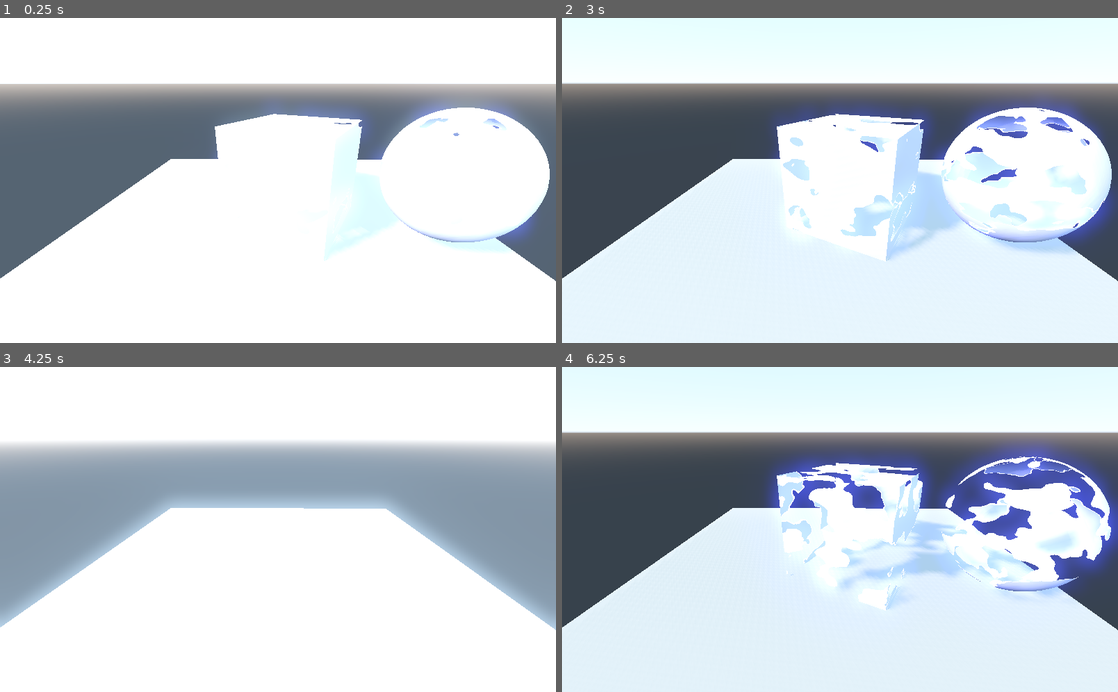
Above: before the commit, frames 1-4 (two rows, left to right).
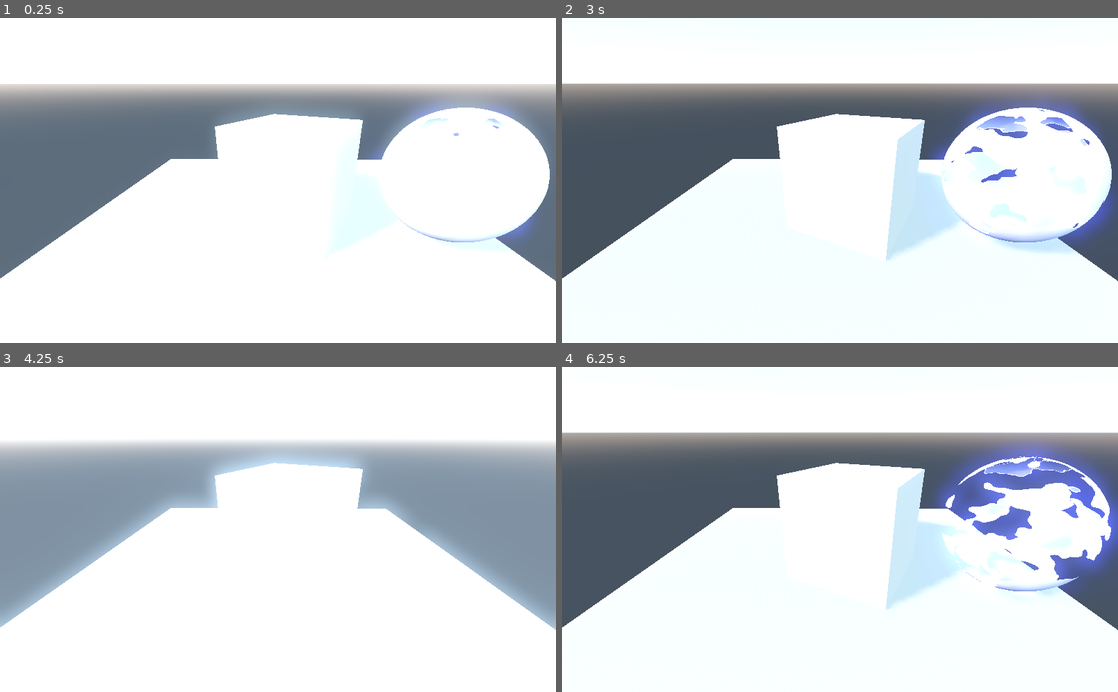
Above: after the commit, the same moments.

Repository: Dariasteam/godot_disolve_shader
Game: Godot game, scene res://Spatial.tscn
The game is run twice, just before and just after one commit, with the same random seed, the same clock (stepped at 60 frames per second) and the same inputs.
Inputs:
- Up to frame 1 (0.25 s): no input
- Up to frame 2 (3 s): tap Enter at 1.25 s; tap Space at 2 s
- Up to frame 3 (4.25 s): no input
- Up to frame 4 (6.25 s): tap Enter at 4.25, 5.75 s; tap Space at 5 s

The runs differ from the first frame. In frame 1, less than 0.1% of the frame differs, in the area x 60-89%, y 31-37%; in frame 2, 2.3%; in frame 3, 4.2%; in frame 4, 14%, in the area x 0-100%, y 19-74%.

Commit message:
Update README with GLSL highlighting + change project to Godot 3.4

Diff:
--- a/Spatial.tscn
+++ b/Spatial.tscn
@@ -1,36 +1,30 @@
 [gd_scene load_steps=12 format=2]
 
-[ext_resource path="res://disolve_shader_code.tres" type="Shader" id=1]
+[ext_resource path="res://dissolve_controllable.shader" type="Shader" id=1]
 [ext_resource path="res://new_noisetexture.tres" type="Texture" id=2]
 [ext_resource path="res://disolve_shader_visual.tres" type="Shader" id=3]
 [ext_resource path="res://default_env.tres" type="Environment" id=4]
 
 [sub_resource type="PlaneMesh" id=1]
 
-
 [sub_resource type="SpatialMaterial" id=2]
-
 metallic = 0.35
 
 [sub_resource type="CubeMesh" id=3]
 
-
 [sub_resource type="ShaderMaterial" id=4]
-
 shader = ExtResource( 1 )
 shader_param/color = Vector3( 0.5, 0.5, 100 )
 shader_param/velocity_factor = 1.0
+shader_param/dissolve_amount = 1.0
 shader_param/noise_text = ExtResource( 2 )
 
 [sub_resource type="SphereMesh" id=5]
 
-
 [sub_resource type="ShaderMaterial" id=6]
-
 shader = ExtResource( 3 )
 
 [sub_resource type="GIProbeData" id=7]
-
 bounds = AABB( -4.31664, -2.70201, -3.97402, 8.63328, 5.40402, 7.94804 )
 cell_size = 0.134895
 to_cell_xform = Transform( 7.41317, 0, 0, 0, 7.41317, 0, 0, 0, 7.41317, 32, 20.0305, 29.4601 )
--- a/project.godot
+++ b/project.godot
@@ -10,7 +10,6 @@
 
 _global_script_classes=[  ]
 _global_script_class_icons={
-
 }
 
 [application]
Not shown, changed: README.md
